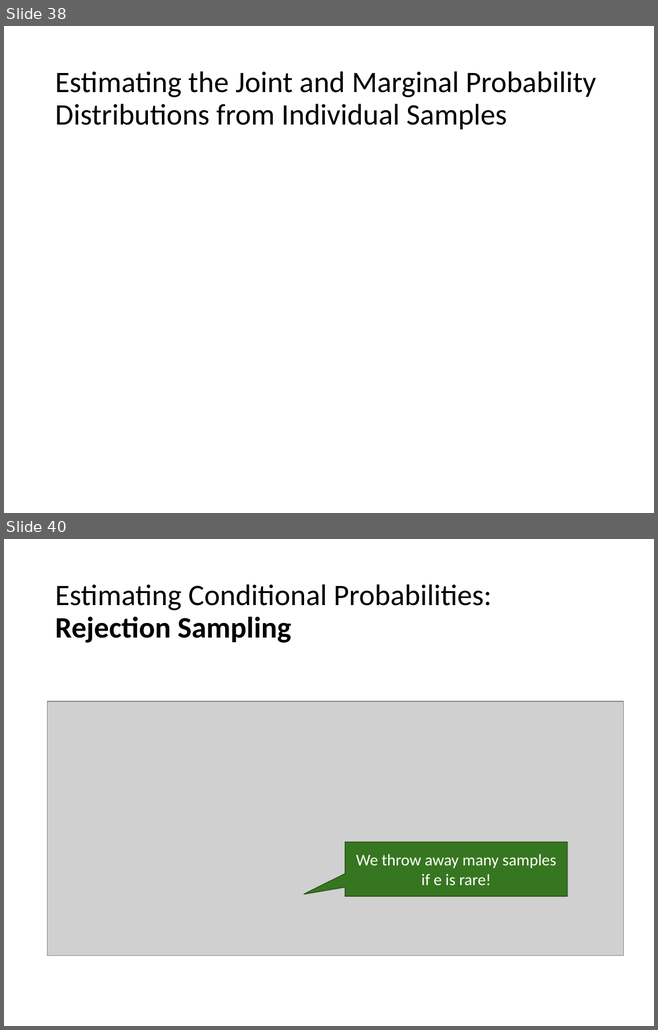
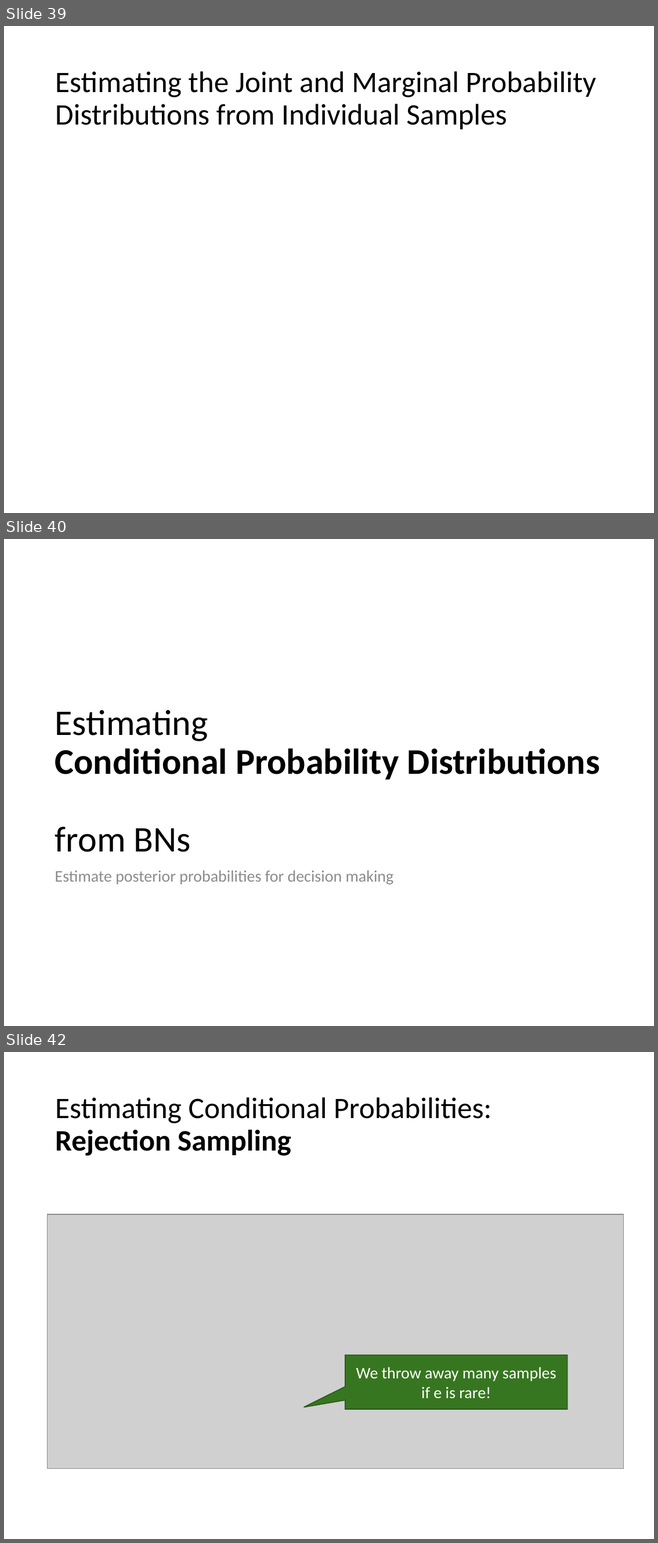
Before and after one commit to mhahsler/CS7320-AI, a slide deck: slides/13_bayes_nets.pptx. Shown one above the other, each under a label of ours: slides 38 and 40 before the commit, slides 39, 40 and 42 after it; the slides between them are not shown. The pictures are 658x1030 and 658x1543 pixels, drawn with LibreOffice and Linux fonts; fonts in the diff are those of the drawing; grey boxes stand for pictures. Boxes give left, top, right and bottom in pixels: in the first picture for what was removed or moved away, otherwise in the second. Text is boxed around its words. In the diff, an @@ line names an element or a change of style, - is before the commit and + after.

```diff
--- a/slides/13_bayes_nets.pptx
+++ b/slides/13_bayes_nets.pptx
@@ slide 40 added at <box>4,539,654,1026</box>, background #FFFFFF @@
@@ title added at <box>55,710,600,852</box>, 40 pt, text #000000, bold @@
+Estimating
+Conditional Probability Distributions
+from BNs
@@ text added at <box>55,870,394,885</box>, 18 pt, text #8C8C8C @@
+Estimate posterior probabilities for decision making
@@ what was slide 38 is now slide 39 @@
@@ what was slide 40 is now slide 42 @@
```
Also in this commit, not shown: 2 slides changed, 1 other slide added, 1 other file.
